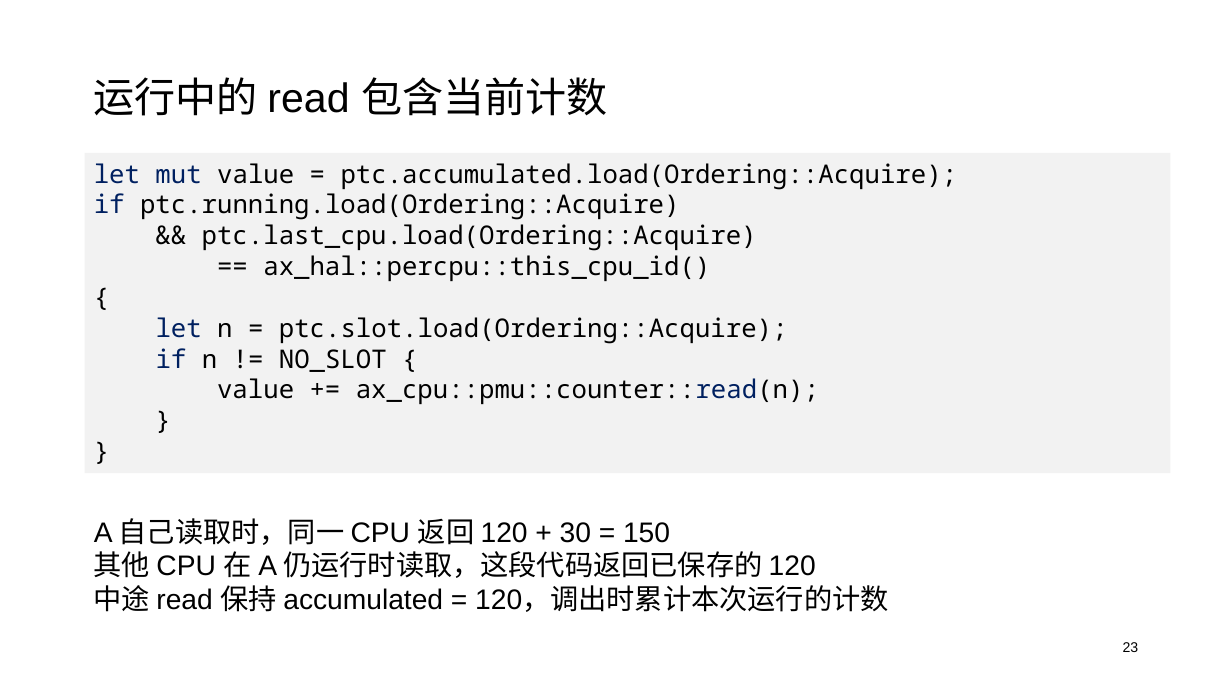
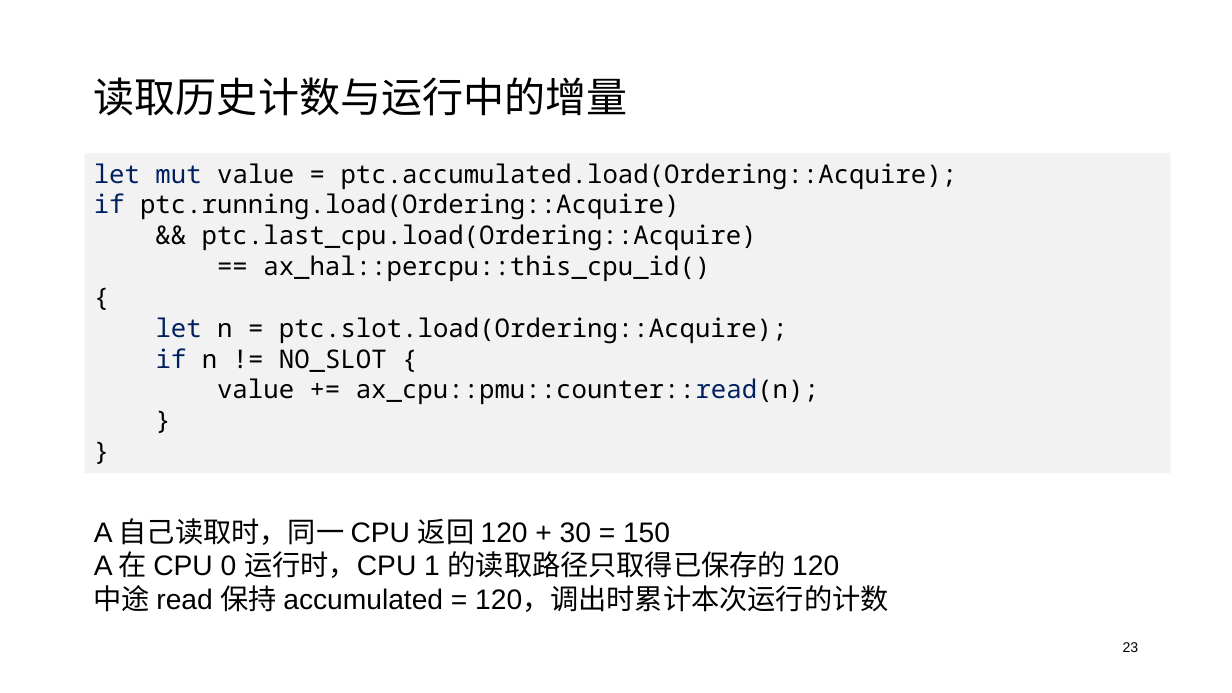
Before and after one commit to oscomp-posad/tgoskits, a slide deck: slide 23 of docs/presentations/starryos-perf.pptx. Drawn at 1232x693 pixels with LibreOffice and Linux fonts; fonts in the diff are those of the drawing. Boxes give left, top, right and bottom in pixels: in the first picture for what was removed or moved away, otherwise in the second. Text is boxed around its words. In the diff, an @@ line names an element or a change of style, - is before the commit and + after.

```diff
--- a/docs/presentations/starryos-perf.pptx
+++ b/docs/presentations/starryos-perf.pptx
@@ text at (x1=94, y1=77, x2=628, y2=116): text changed @@
-运行中的 read 包含当前计数
+读取历史计数与运行中的增量
@@ text at (x1=94, y1=551, x2=839, y2=578): text changed @@
-其他 CPU 在 A 仍运行时读取，这段代码返回已保存的 120
+A 在 CPU 0 运行时，CPU 1 的读取路径只取得已保存的 120
```
Also in this commit, not shown: 22 other slides changed, 1 other file.
